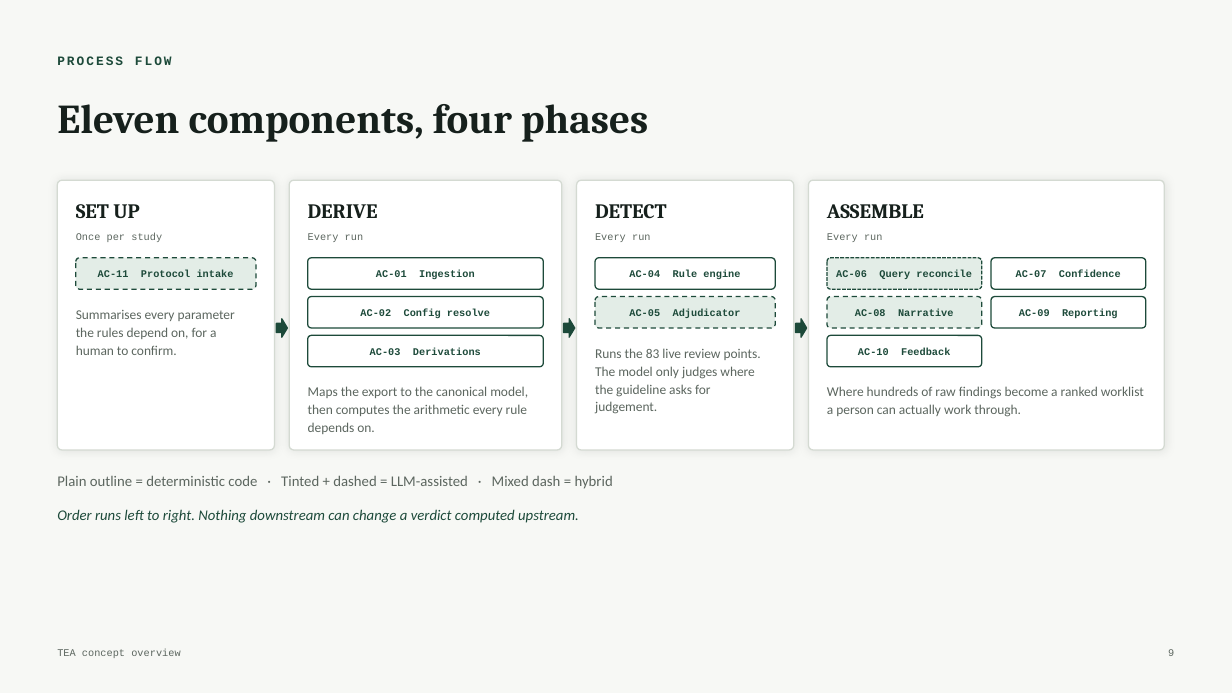
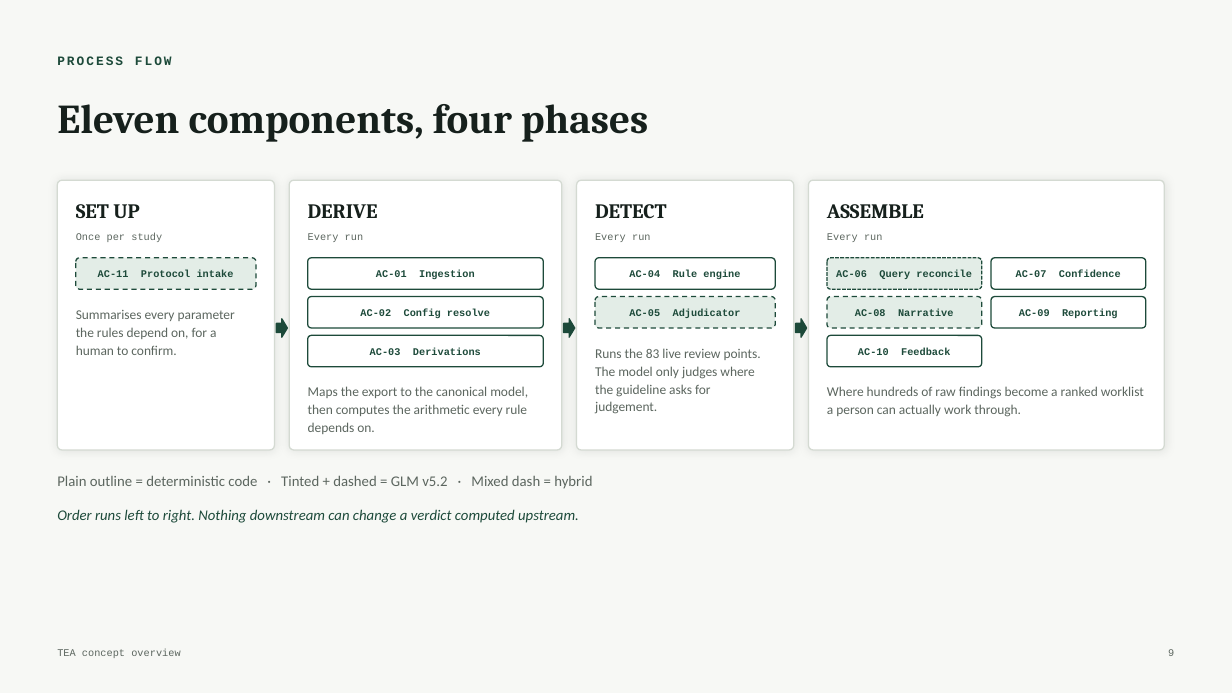
Before and after one commit to Dan5050-now/project1, a slide deck: slide 9 of docs/concept/TEA-concept-overview.pptx. Drawn at 1232x693 pixels with LibreOffice and Linux fonts; fonts in the diff are those of the drawing. Boxes give left, top, right and bottom in pixels: in the first picture for what was removed or moved away, otherwise in the second. Text is boxed around its words. In the diff, an @@ line names an element or a change of style, - is before the commit and + after.

```diff
--- a/docs/concept/TEA-concept-overview.pptx
+++ b/docs/concept/TEA-concept-overview.pptx
@@ text at <box>57,475,592,488</box>: text changed @@
-Plain outline = deterministic code · Tinted + dashed = LLM-assisted · Mixed dash = hybrid
+Plain outline = deterministic code · Tinted + dashed = GLM v5.2 · Mixed dash = hybrid
```
Also in this commit, not shown: 3 other slides changed, 6 other files.
